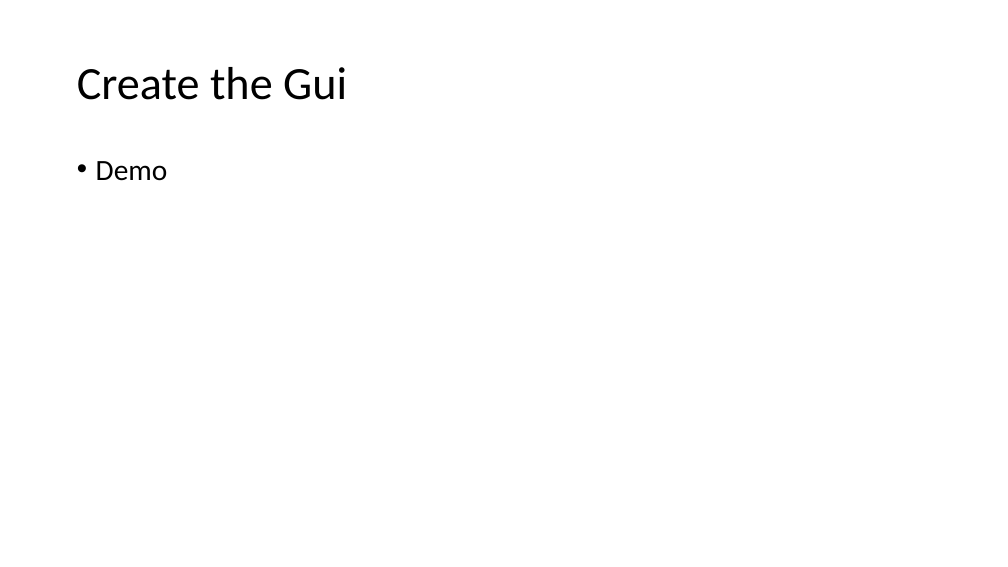
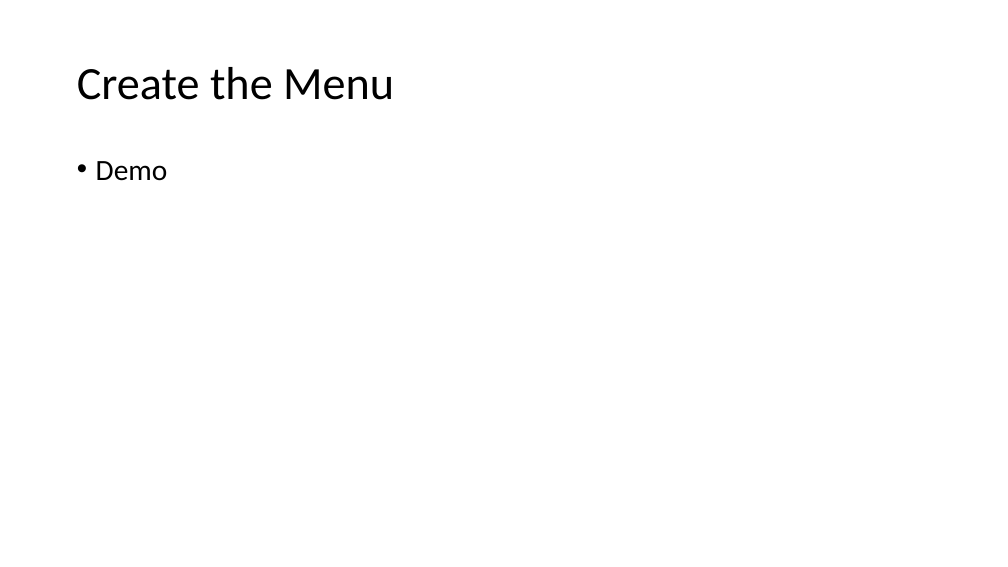
Before and after one commit to mrbodean/Sessions, a slide deck: slide 5 of OSDMenu/Customizing OS Deployments in SCCM with PowerShell.pptx. Drawn at 1008x567 pixels with LibreOffice and Linux fonts; fonts in the diff are those of the drawing. Boxes give left, top, right and bottom in pixels: in the first picture for what was removed or moved away, otherwise in the second. Text is boxed around its words. In the diff, an @@ line names an element or a change of style, - is before the commit and + after.

Commit message:
updated title txt on slide 5

```diff
--- a/OSDMenu/Customizing OS Deployments in SCCM with PowerShell.pptx
+++ b/OSDMenu/Customizing OS Deployments in SCCM with PowerShell.pptx
@@ title at [77, 67, 394, 100]: text changed @@
-Create the Gui
+Create the Menu
```
